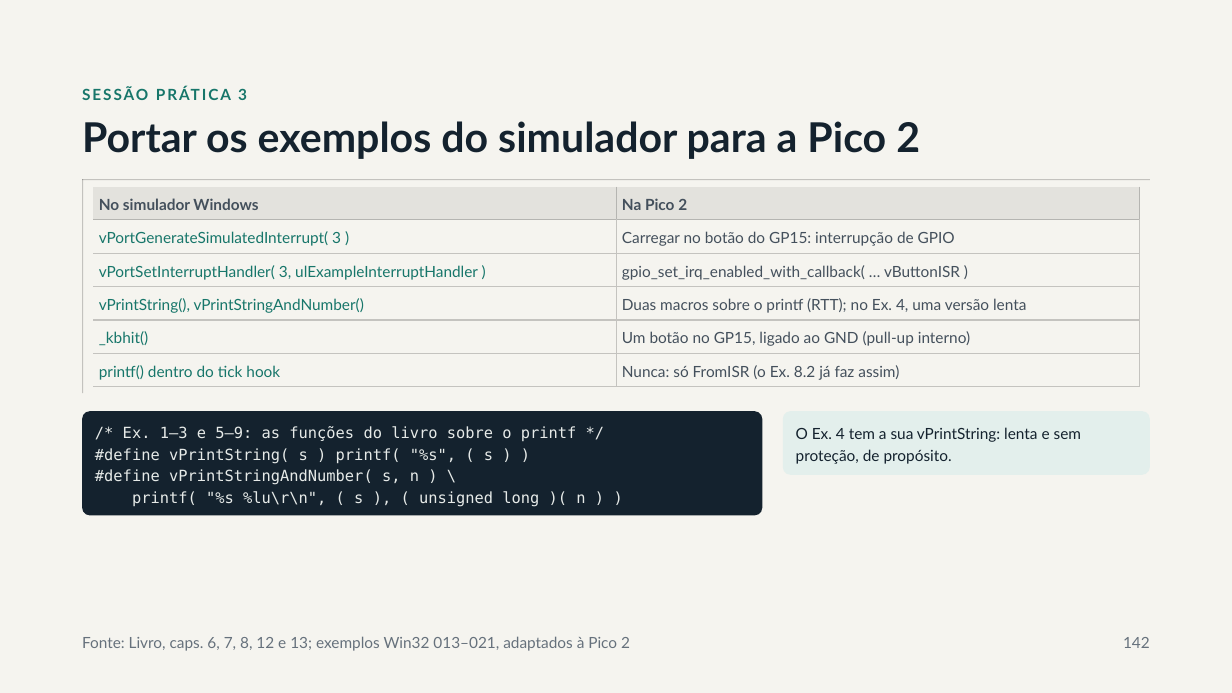
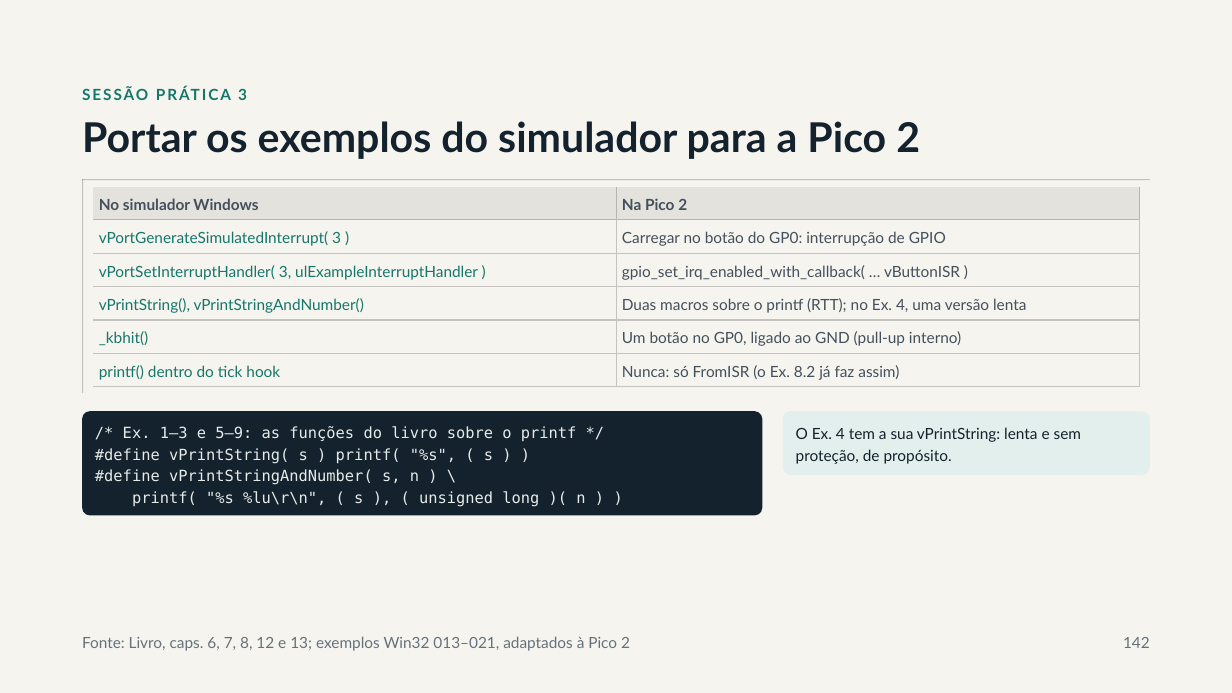
Before and after one commit to RPOA/Formacao_FreeRTOS, a slide deck: slide 142 of Slides/Formação FreeRTOS.pptx. Drawn at 1232x693 pixels with LibreOffice and Linux fonts; fonts in the diff are those of the drawing. Boxes give left, top, right and bottom in pixels: in the first picture for what was removed or moved away, otherwise in the second. Text is boxed around its words. In the diff, an @@ line names an element or a change of style, - is before the commit and + after.

```diff
--- a/Slides/Formação FreeRTOS.pptx
+++ b/Slides/Formação FreeRTOS.pptx
@@ table at (93, 187, 1140, 387) @@
-row 2, column 2: Carregar no botão do GP15: interrupção de GPIO
+row 2, column 2: Carregar no botão do GP0: interrupção de GPIO
-row 5, column 2: Um botão no GP15, ligado ao GND (pull-up interno)
+row 5, column 2: Um botão no GP0, ligado ao GND (pull-up interno)
```
Also in this commit, not shown: 22 other slides changed, 1 slide removed, 1 other file.
